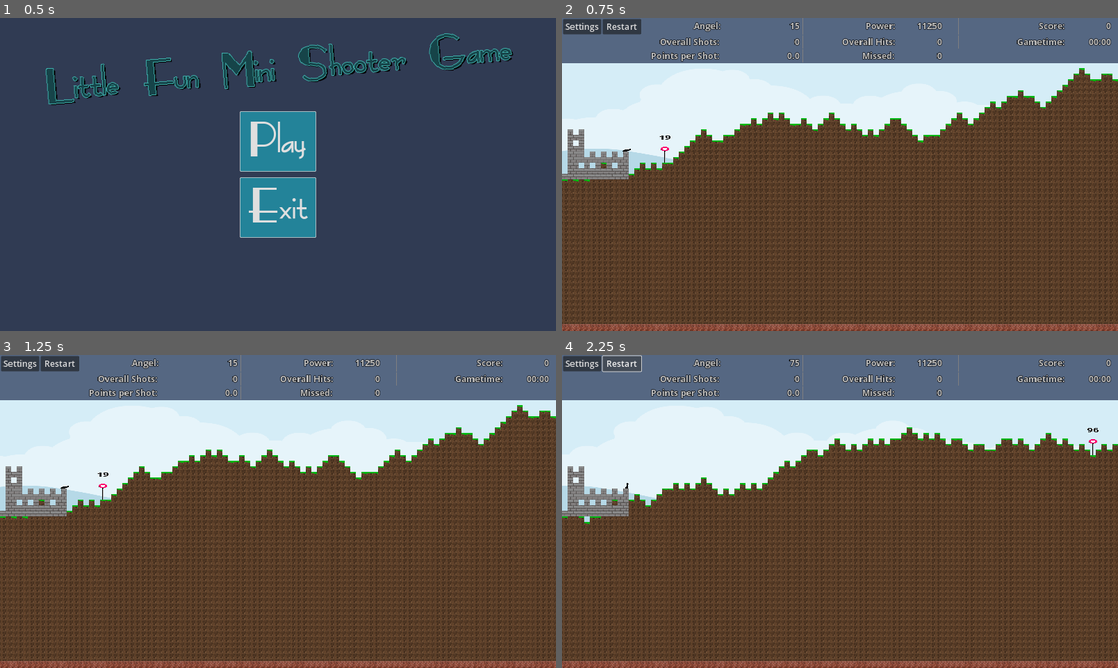
Above: before the commit, frames 1-4 (two rows, left to right).
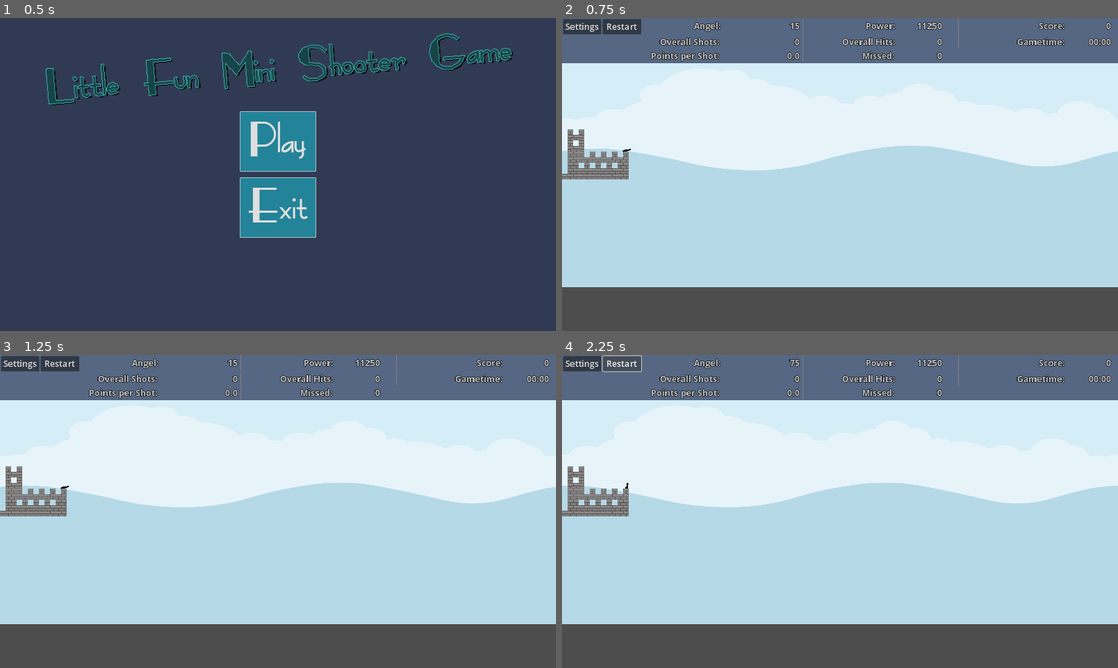
Above: after the commit, the same moments.

Repository: Coding-4Fun/Just4Fun_Mini_Shootergame
Game: Godot game, scene res://UI/MainMenuUI/MainMenuUI.tscn
Two runs of this game, one before a commit and one after it. Both use one fixed random seed, a clock stepped at 60 frames per second and the inputs below.
Inputs:
- Up to frame 1 (0.5 s): no input
- Up to frame 2 (0.75 s): click "Play" at 0.5 s
- Up to frame 3 (1.25 s): no input
- Up to frame 4 (2.25 s): click "Restart" at 1.25 s; click "Restart" at 2 s

Frame 1 is identical in both runs. In frame 2, 65% of the frame differs, in the area x 0-100%, y 16-100%; in frame 3, 65%; in frame 4, 65%.
Error after the commit: Parse Error: Cannot assign a new value to a constant. (res://MainGameScene/TerrainFastNoise/TerrainMapGeneratorFastNoise.gd:88)

Commit message:
Try: Build with Random seed generation

Diff:
--- a/MainGameScene/TerrainFastNoise/TerrainMapGeneratorFastNoise.gd
+++ b/MainGameScene/TerrainFastNoise/TerrainMapGeneratorFastNoise.gd
@@ -4,7 +4,7 @@
 @onready var screensize:Vector2 = get_viewport().get_visible_rect().size
 @onready var midrange:float = screensize.y		# 900px
 @onready var displacement := ceili((midrange / tile_size.y) / 2)	# ((900/16)/2) = 28,125 ~= 28
-@export var current_displacement = 0
+@export var current_displacement : int = 0
 @export var castlewidth = 175
 @export var mod : int = floori(snappedf(castlewidth, tile_size.x) / tile_size.x)	# ((175,16)=176/16)=11
 
@@ -85,6 +85,9 @@
 func GenerateTerrain() -> void:
 	Reset_TileMap()
 
+	seed = "123456789".hash()
+	randomize()
+
 	current_displacement = displacement
 	for x in world_tiles_x:
 		if x <= mod:
@@ -109,7 +112,7 @@
 
 			var fnl = abs(noise.get_noise_2d(x, y))
 
-		var change_displacement = current_displacement + sign(randi_range(-5, 5))# pow(-1.0, randi() % 2)
+		var change_displacement = current_displacement + signi(randi_range(-5, 5))# pow(-1.0, randi() % 2)
 		current_displacement = change_displacement
 	pass
 
